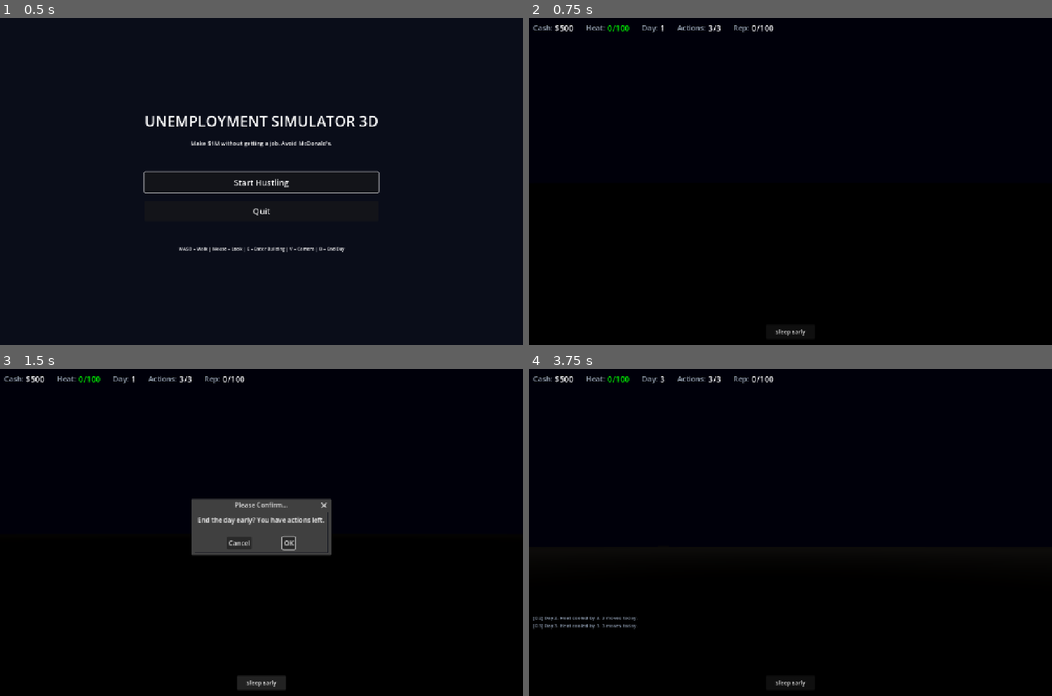
Above: before the commit, frames 1-4 (two rows, left to right).
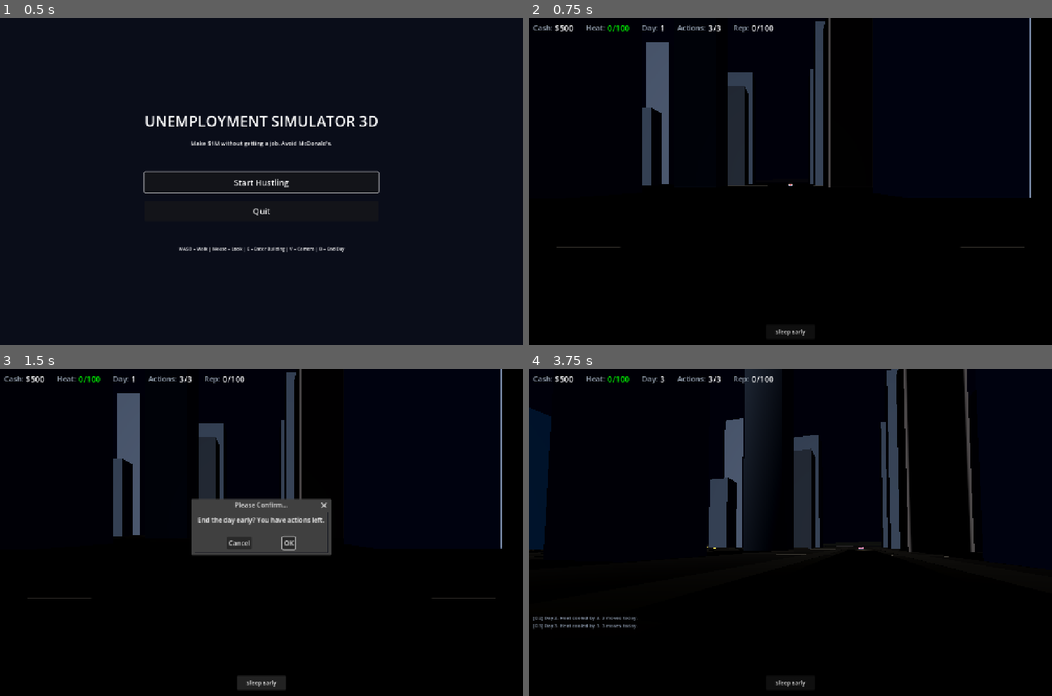
Above: after the commit, the same moments.

Repository: buttergolemcode/unemploymentsimulator
Game: Godot game, scene res://scenes/MainMenu.tscn
The game is run twice, just before and just after one commit, with the same random seed, the same clock (stepped at 60 frames per second) and the same inputs.
Inputs (mouse positions are in pixels of both pictures, inside the frame that each line leads up to):
- Up to frame 1 (0.5 s): no input
- Up to frame 2 (0.75 s): click "Start Hustling" at 0.5 s
- Up to frame 3 (1.5 s): click "Sleep Early" at 1.25 s
- Up to frame 4 (3.75 s): click "OK" at 2 s; tap Enter at 2.75 s; move the mouse to (816, 532) at 2.77 s; hold W from 2.78 s (still down); tap V at 2.85 s; click (816, 532) at 2.92 s; tap Space at 3.02 s; move the mouse to (764, 532) at 3.52 s; tap E at 3.6 s

Frame 1 is identical in both runs. In frame 2, 4.6% of the frame differs, in the area x 5-96%, y 0-71%; in frame 3, 3.8%; in frame 4, 7.2%, in the area x 0-86%, y 0-58%.
Error before the commit: Parse Error: Function "_make_tree()" not found in base self. (res://scripts/WorldBuilder.gd:736)

Commit message:
Fix: Function '_make_tree()' not found in base self
The _make_tree() function was lost during the WorldBuilder.gd rewrite
for the new map layout (commit 36382f9 had a different version that
didn't include it). _park() in _build_landmarks() calls _make_tree()
to scatter trees in the central park, causing the error.

Fix: Re-added _make_tree() function (extracted from commit 9dd3702)
before _build_street_lamps(). Creates trunk (cylinder) + foliage (cone)
with brown/green materials, scaled by parameter s.

Diff:
--- a/godot/scripts/WorldBuilder.gd
+++ b/godot/scripts/WorldBuilder.gd
@@ -658,6 +658,39 @@
 	return root
 
 # ============================================================
+# Trees (used by park + scattered in rural areas)
+# ============================================================
+
+static func _make_tree(parent: Node3D, x: float, z: float, s: float):
+	var ground_y = terrain_height(x, z)
+	# Trunk
+	var trunk = MeshInstance3D.new()
+	var trunk_mesh = CylinderMesh.new()
+	trunk_mesh.top_radius = 0.2
+	trunk_mesh.bottom_radius = 0.3
+	trunk_mesh.height = 3
+	trunk.mesh = trunk_mesh
+	trunk.position = Vector3(x, ground_y + 1.5, z)
+	var tmat = StandardMaterial3D.new()
+	tmat.albedo_color = Color(0.29, 0.23, 0.1)
+	tmat.roughness = 0.9
+	trunk.material_override = tmat
+	trunk.scale = Vector3(s, s, s)
+	parent.add_child(trunk)
+	# Foliage (cone)
+	var foliage = MeshInstance3D.new()
+	var fol_mesh = PrismMesh.new()
+	fol_mesh.size = Vector3(3.6, 4, 3.6)
+	foliage.mesh = fol_mesh
+	foliage.position = Vector3(x, ground_y + 3.5, z)
+	var fmat = StandardMaterial3D.new()
+	fmat.albedo_color = Color(0.17, 0.29, 0.1)
+	fmat.roughness = 0.85
+	foliage.material_override = fmat
+	foliage.scale = Vector3(s, s, s)
+	parent.add_child(foliage)
+
+# ============================================================
 # Street lamps
 # ============================================================
 
